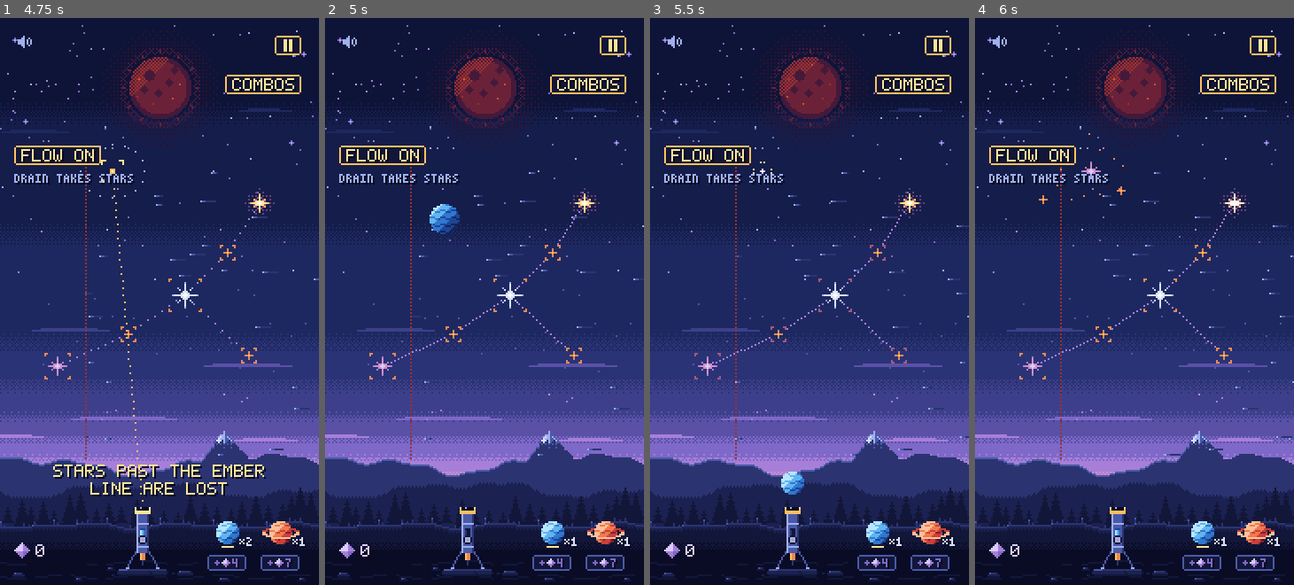
Above: before the commit, frames 1-4 (left to right).
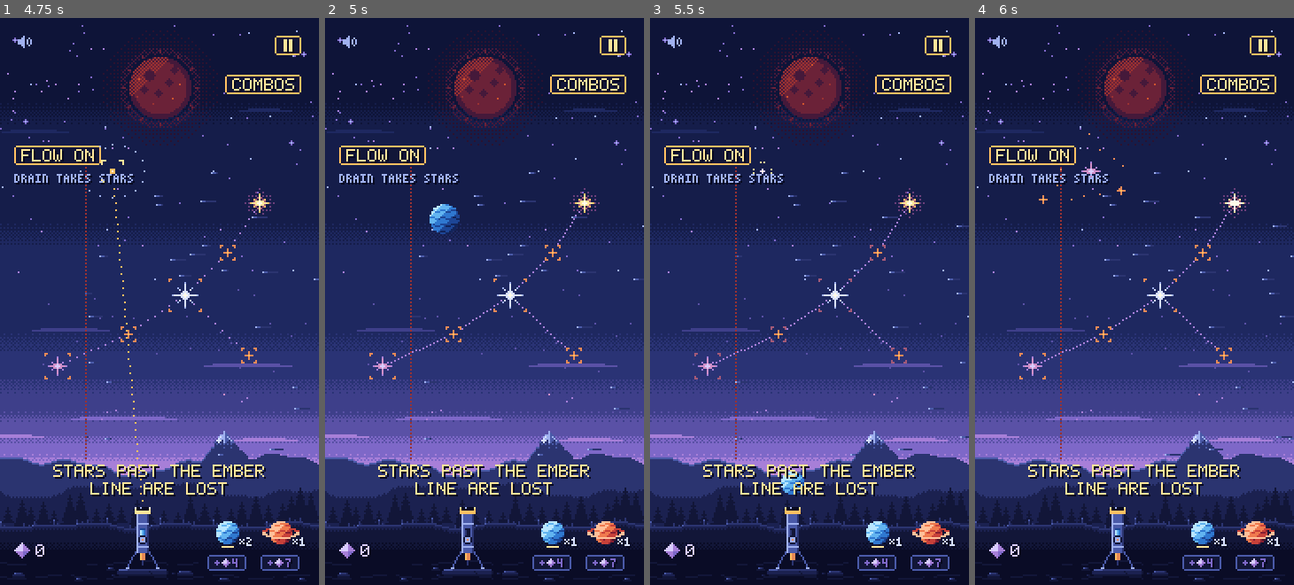
Above: after the commit, the same moments.

Repository: mrafael1/DustInSpace
Game: Godot game, scene res://game/scenes/app.tscn
The game is run twice, just before and just after one commit, with the same random seed, the same clock (stepped at 60 frames per second) and the same inputs.
Inputs (mouse positions are in pixels of both pictures, inside the frame that each line leads up to):
- Up to frame 1 (4.75 s): tap Enter at 0.5 s; move the mouse to (229, 273) at 0.52 s; hold Shift 0.53-1.25 s; click (229, 273) at 0.67 s; drag from (95, 329) to (143, 414) at 1.27 s; move the mouse to (191, 176) at 2.02 s; tap Ctrl at 2.1 s; drag from (143, 414) to (63, 216) at 2.77 s; move the mouse to (255, 386) at 3.52 s; hold A 3.53-4.25 s; tap U at 3.6 s; drag from (63, 216) to (111, 159) at 4.27 s
- Up to frame 2 (5 s): no input
- Up to frame 3 (5.5 s): move the mouse to (825, 301) at 5.02 s; hold A from 5.03 s (still down); tap O at 5.1 s; click (825, 301) at 5.17 s
- Up to frame 4 (6 s): release A at 5.75 s; drag from (1086, 159) to (1070, 329) at 5.77 s

Frame 1 is identical in both runs. In frame 2, 1.4% of the frame differs, in the area x 16-84%, y 78-85%; in frame 3, 1.4%; in frame 4, 1.4%.

Commit message:
fix: the HUD holds a teaching line 2.5 s against other messages and clears, and a launcher can withdraw only its own line
Co-Authored-By: Claude Opus 5.5 <noreply@anthropic.com>

Diff:
--- a/game/ui/hud.gd
+++ b/game/ui/hud.gd
@@ -111,6 +111,9 @@
 ## The Head: the constellation stars grow too (a big one comes back small); loose bigs burn.
 const LION_MESSAGE: String = "THE LION GROWS TOO\nBIG STARS BURN OUT"
 const RULE_MESSAGE_TIME: float = 3.5
+## A teaching line (a stage's rule, Virgo's lone star, Orion's first mark) is held this long (#152):
+## no launch, other message or clear cuts it before it can be read; only another teaching line can.
+const TEACHING_HOLD: float = 2.5
 ## A final that isn't Orion's arrives with its title card for this long (no threat, no roar).
 const ARRIVAL_TIME: float = 2.2
 ## A refused pick's reason, said on the message line (#91): two lines, so it fits the 180 px screen.
@@ -152,6 +155,8 @@
 var _hops: Dictionary[Label, float] = {}
 var _rest: Dictionary[Label, Vector2] = {}
 var _message_left: float = 0.0
+## Seconds the teaching line on show is still held (TEACHING_HOLD).
+var _message_held: float = 0.0
 ## Orion's first mark has been explained this run.
 var _orion_told: bool = false
 var _current_told: bool = false
@@ -265,6 +270,7 @@
 	_orion_told = false
 	_current_told = false
 	_lone_quiet = 0.0
+	clear_message()
 	_volley.visible = run.volley != null
 	if run.volley != null:
 		_volley.position = Vector2(run.sky_rect.position + OrionView.FIGURE_AT + VOLLEY_COUNTER_OFFSET)
@@ -319,6 +325,7 @@
 	for label: Label in _hops:
 		_hops[label] = maxf(_hops[label] - delta, 0.0)
 		label.position = _rest[label] + (Vector2.UP if _hops[label] > 0.0 else Vector2.ZERO)
+	_message_held = maxf(_message_held - delta, 0.0)
 	if _message_left > 0.0:
 		_message_left -= delta
 		_message.visible = _message_left > 0.0
@@ -334,9 +341,9 @@
 		return
 	_current_told = true
 	if _run.harvest != null:
-		show_message(harvest_rule(_run.harvest), RULE_MESSAGE_TIME)
-		return
-	show_message(current_rule(_run.current) if _run.current != null else heat_rule(_run.heat, _run.scorpio != null and _run.scorpio.map.heat_landmarks, _run.scorpio != null and _run.scorpio.map.heat_on_links), RULE_MESSAGE_TIME)
+		show_message(harvest_rule(_run.harvest), RULE_MESSAGE_TIME, true)
+		return
+	show_message(current_rule(_run.current) if _run.current != null else heat_rule(_run.heat, _run.scorpio != null and _run.scorpio.map.heat_landmarks, _run.scorpio != null and _run.scorpio.map.heat_on_links), RULE_MESSAGE_TIME, true)
 
 
 ## Bound sheaves: a constellation star just lit alone says the scythe will cut it (once a while).
@@ -344,7 +351,7 @@
 	if _run == null or not _run.loose_landmarks().has(index) or _lone_quiet > 0.0:
 		return
 	_lone_quiet = LONE_QUIET
-	show_message(LONE_MESSAGE, RULE_MESSAGE_TIME)
+	show_message(LONE_MESSAGE, RULE_MESSAGE_TIME, true)
 
 
 ## What Virgo's message says: the scythe's clock, the bound sheaves where it binds, tied at once,
@@ -380,13 +387,31 @@
 	return DRAIN_MESSAGE if current.drains else FLOW_MESSAGE
 
 
-## Shows a short message above the launcher for `seconds` ("" clears it).
-func show_message(text: String, seconds: float = MESSAGE_TIME) -> void:
+## Shows a short message above the launcher for `seconds` ("" clears it). A `teaching` line is held
+## TEACHING_HOLD: until then any other message or clear is dropped (#152). Returns true if shown.
+func show_message(text: String, seconds: float = MESSAGE_TIME, teaching: bool = false) -> bool:
+	if _message_held > 0.0 and not teaching:
+		return false
+	_message_held = TEACHING_HOLD if teaching and text != "" else 0.0
 	_message.text = text
 	# Its last line stays on the message line; any line before it goes above.
 	_message.position = Vector2(_message.position.x, MESSAGE_Y - text.count("\n") * MESSAGE_LINE_STEP)
 	_message_left = seconds if text != "" else 0.0
 	_message.visible = text != ""
+	return true
+
+
+## Takes `text` off the message line if it's the one on show (a launcher's own line, #152), so
+## nobody clears a line someone else said.
+func withdraw_message(text: String) -> void:
+	if text != "" and message() == text:
+		show_message("")
+
+
+## Clears the message line, held or not (a new run).
+func clear_message() -> void:
+	_message_held = 0.0
+	show_message("")
 
 
 ## Says why a pick was refused (`reason`, a RunState.PickRefusal) on the message line, unless the
@@ -394,8 +419,8 @@
 func explain_refusal(reason: RunState.PickRefusal) -> void:
 	if not REFUSAL_MESSAGES.has(reason) or _refusal_quiet.has(reason):
 		return
-	_refusal_quiet[reason] = RULE_QUIET
-	show_message(REFUSAL_MESSAGES[reason], RULE_TIME)
+	if show_message(REFUSAL_MESSAGES[reason], RULE_TIME):
+		_refusal_quiet[reason] = RULE_QUIET
 
 
 ## Opens the table (#94) with the run's links and rewards; the game holds still until a tap.
@@ -680,12 +705,12 @@
 		&"star_marked":
 			if not _orion_told:
 				_orion_told = true
-				show_message(ORION_MESSAGE, ORION_MESSAGE_TIME)
+				show_message(ORION_MESSAGE, ORION_MESSAGE_TIME, true)
 			return
 		&"area_marked":
 			if not _orion_told:
 				_orion_told = true
-				show_message(HUNT_MESSAGE, ORION_MESSAGE_TIME)
+				show_message(HUNT_MESSAGE, ORION_MESSAGE_TIME, true)
 			return
 		_:
 			return
--- a/tests/test_hud.gd
+++ b/tests/test_hud.gd
@@ -607,6 +607,41 @@
 	assert_signal_not_emitted(hud, "planet_chosen")
 
 
+
+func test_a_teaching_line_is_held_against_other_messages_and_clears() -> void:
+	assert_true(hud.show_message(Hud.FLOW_MESSAGE, Hud.RULE_MESSAGE_TIME, true))
+	assert_false(hud.show_message("LOAD A PLANET FIRST"), "an ordinary message waits (#152)")
+	assert_false(hud.show_message(""), "a clear doesn't cut it")
+	hud.withdraw_message(Hud.FLOW_MESSAGE)
+	assert_eq(hud.message(), Hud.FLOW_MESSAGE, "held against a withdrawal too")
+	hud.advance(Hud.TEACHING_HOLD - 0.1)
+	assert_eq(hud.message(), Hud.FLOW_MESSAGE, "still there just before the hold ends")
+	hud.advance(0.11)
+	assert_true(hud.show_message("LOAD A PLANET FIRST"), "after the hold, anything may replace it")
+	assert_eq(hud.message(), "LOAD A PLANET FIRST")
+
+
+func test_a_teaching_line_can_replace_a_held_one() -> void:
+	hud.show_message(Hud.FLOW_MESSAGE, Hud.RULE_MESSAGE_TIME, true)
+	assert_true(hud.show_message(Hud.ORION_MESSAGE, Hud.ORION_MESSAGE_TIME, true))
+	assert_eq(hud.message(), Hud.ORION_MESSAGE)
+
+
+func test_a_withdrawal_only_clears_its_own_line() -> void:
+	hud.show_message("LOAD A PLANET FIRST")
+	hud.withdraw_message("SOMETHING ELSE")
+	assert_eq(hud.message(), "LOAD A PLANET FIRST")
+	hud.withdraw_message("LOAD A PLANET FIRST")
+	assert_eq(hud.message(), "")
+
+
+func test_a_new_run_clears_a_held_line() -> void:
+	hud.show_message(Hud.FLOW_MESSAGE, Hud.RULE_MESSAGE_TIME, true)
+	hud.setup(Fixtures.run(), sequencer)
+	assert_eq(hud.message(), "")
+	assert_true(hud.show_message("LOAD A PLANET FIRST"), "nothing held any more")
+
+
 func _link_small_triple() -> void:
 	var ids: Array[int] = []
 	for x: int in [70, 90, 110]:
